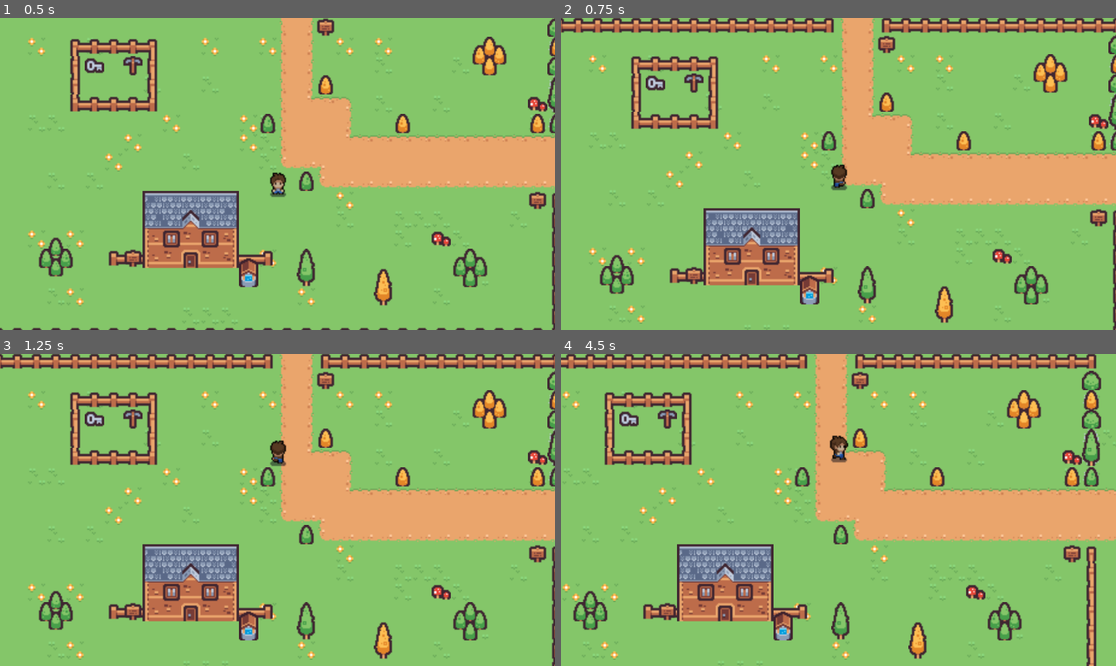
Above: before the commit, frames 1-4 (two rows, left to right).
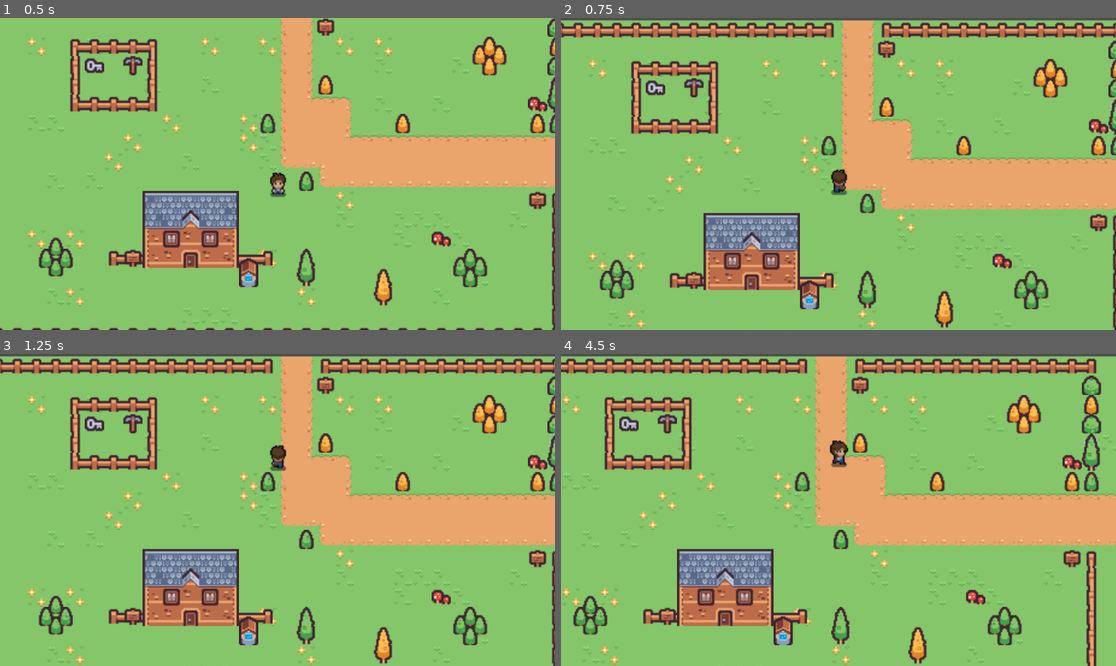
Above: after the commit, the same moments.

Repository: nicce/open-world
Game: Godot game, scene res://scenes/world.tscn
The game is run twice, just before and just after one commit, with the same random seed, the same clock (stepped at 60 frames per second) and the same inputs.
Inputs:
- Up to frame 1 (0.5 s): no input
- Up to frame 2 (0.75 s): hold W (up) from 0.53 s (still down)
- Up to frame 3 (1.25 s): keep holding W (up)
- Up to frame 4 (4.5 s): release W (up) at 2.03 s; hold A (left) 2.03-3.53 s; hold S (down) 3.53-4.28 s; hold D (right) from 4.28 s (still down)

Frame 1 is identical in both runs. In frame 2, 18% of the frame differs, in the area x 0-100%, y 0-100%; in frame 3, 18%; in frame 4, 19%.

Commit message:
set music on loop

Diff:
--- a/scenes/player.tscn
+++ b/scenes/player.tscn
@@ -240,6 +240,6 @@
 [node name="Camera2D" type="Camera2D" parent="."]
 zoom = Vector2(2.5, 2.5)
 limit_left = -270
-limit_top = -142
+limit_top = -146
 limit_right = 655
 limit_bottom = 145
--- a/scenes/world.tscn
+++ b/scenes/world.tscn
@@ -1,6 +1,7 @@
-[gd_scene load_steps=16 format=3 uid="uid://gavcqugynhaw"]
+[gd_scene load_steps=17 format=3 uid="uid://gavcqugynhaw"]
 
 [ext_resource type="PackedScene" uid="uid://c8xkbjmxthcvl" path="res://scenes/player.tscn" id="1_fur2i"]
+[ext_resource type="Script" path="res://scripts/world.gd" id="1_wenw1"]
 [ext_resource type="PackedScene" uid="uid://c2wfqw3vnr1c0" path="res://scenes/lake_world.tscn" id="4_gp53r"]
 [ext_resource type="Texture2D" uid="uid://3sbphia8gbli" path="res://art/tiny_town_packed.png" id="7_mugiq"]
 [ext_resource type="AudioStream" uid="uid://dsnhv0d3m1n6j" path="res://music/area1.wav" id="9_kfjv0"]
@@ -981,8 +982,12 @@
 [node name="World" type="Node2D"]
 y_sort_enabled = true
 position = Vector2(0, 2)
+script = ExtResource("1_wenw1")
 
 [node name="Player" parent="." instance=ExtResource("1_fur2i")]
+
+[node name="HomeAreaAudio" type="AudioStreamPlayer" parent="."]
+stream = ExtResource("9_kfjv0")
 
 [node name="TileMap" type="TileMap" parent="."]
 y_sort_enabled = true
@@ -999,10 +1004,6 @@
 layer_2/y_sort_enabled = true
 layer_2/tile_data = PackedInt32Array(327672, 720901, 6, 393214, 524293, 8, 327678, 524293, 7, -262131, 327685, 2, -2621 …(933 unchanged characters)…
 
-[node name="AudioStreamPlayer" type="AudioStreamPlayer" parent="TileMap"]
-stream = ExtResource("9_kfjv0")
-autoplay = true
-
 [node name="Collision" type="StaticBody2D" parent="."]
 
 [node name="LeftFence" type="CollisionShape2D" parent="Collision"]
--- /dev/null
+++ b/scripts/world.gd
@@ -0,0 +1,9 @@
+extends Node2D
+
+
+@onready
+var home_area_audio = $HomeAreaAudio
+
+# Called when the node enters the scene tree for the first time.
+func _ready():
+	home_area_audio.play()
Not shown, changed: music/area1.wav.import
